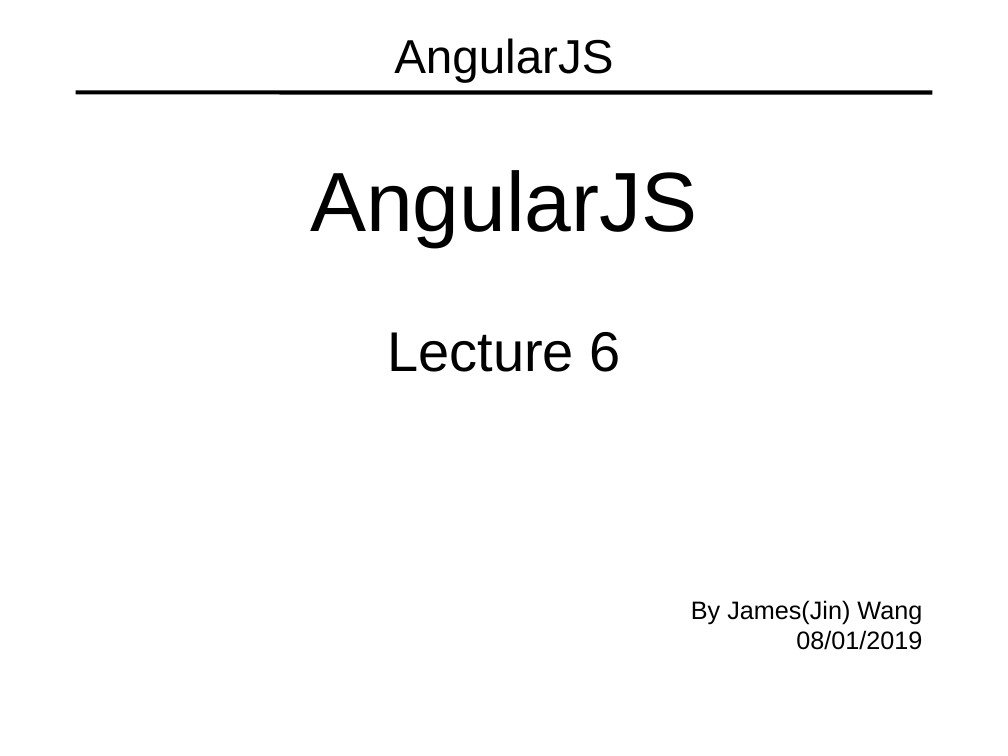
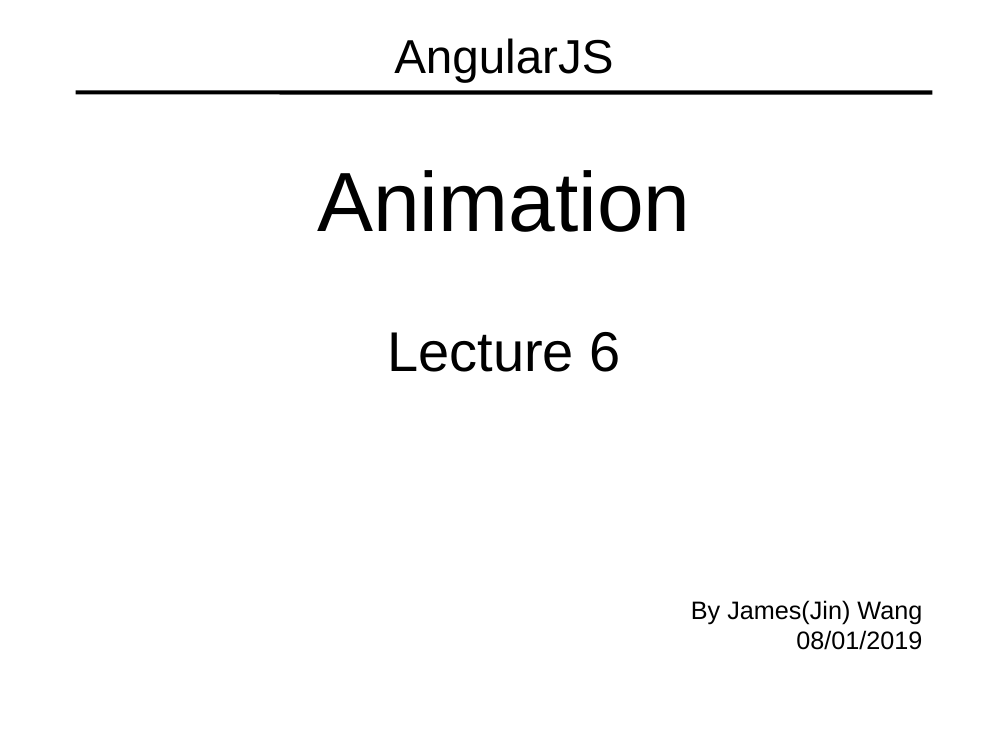
Before and after one commit to specter01wj/Jago_Link_Training, a slide deck: slide 1 of Angular/AngularJS/AngularJS JumpStart/6_UI and Animation/L6_UI and Animation.ppt. Drawn at 1008x756 pixels with LibreOffice and Linux fonts; fonts in the diff are those of the drawing. Boxes give left, top, right and bottom in pixels: in the first picture for what was removed or moved away, otherwise in the second. Text is boxed around its words. In the diff, an @@ line names an element or a change of style, - is before the commit and + after.

```diff
--- a/Angular/AngularJS/AngularJS JumpStart/6_UI and Animation/L6_UI and Animation.ppt
+++ b/Angular/AngularJS/AngularJS JumpStart/6_UI and Animation/L6_UI and Animation.ppt
@@ text at (317, 170, 690, 232): text changed @@
-AngularJS
+Animation
```
Also in this commit, not shown: 2 other files.
